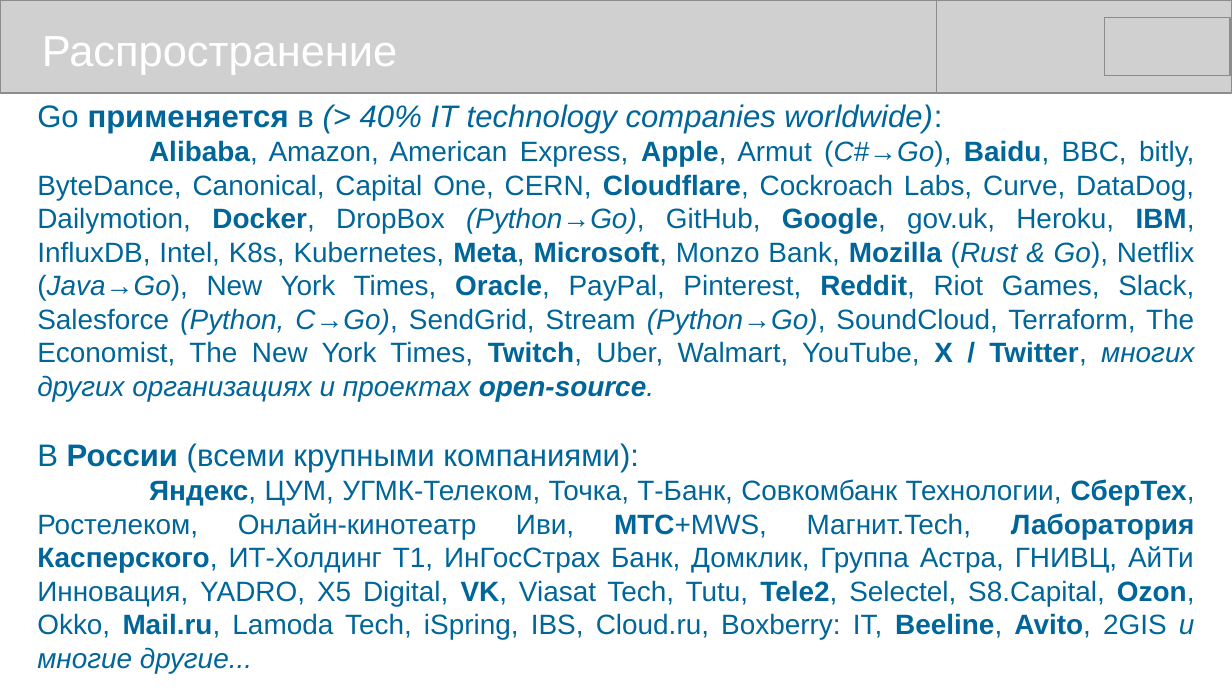
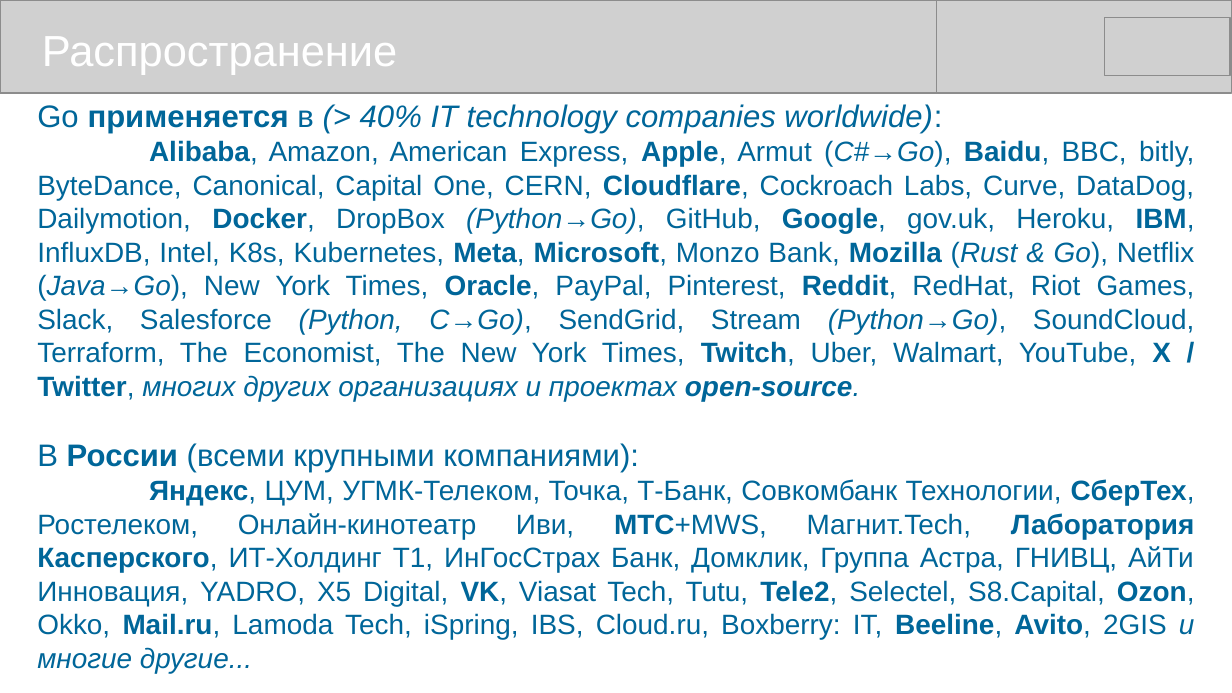
Before and after one commit to mike-shock/Go_language, a slide deck: slide 63 of Go_Review.odp. Drawn at 1232x693 pixels with LibreOffice and Linux fonts; fonts in the diff are those of the drawing; grey boxes stand for pictures. Boxes give left, top, right and bottom in pixels: in the first picture for what was removed or moved away, otherwise in the second. Text is boxed around its words. In the diff, an @@ line names an element or a change of style, - is before the commit and + after.

```diff
--- a/Go_Review.odp
+++ b/Go_Review.odp
@@ text at bbox=[37, 140, 1195, 401]: text changed @@
-Alibaba, Amazon, American Express, Apple, Armut (C#→Go), Baidu, BBC, bitly, ByteDance, Canonical, Capital One, CERN, Cloudflare, Cockroach Labs, Curve, DataDog, Dailymotion, Docker, DropBox (Python→Go), GitHub, Google, gov.uk, Heroku, IBM, InfluxDB, Intel, K8s, Kubernetes, Meta, Microsoft, Monzo Bank, Mozilla (Rust & Go), Netflix (Java→Go), New York Times, Oracle, PayPal, Pinterest, Reddit, Riot Games, Slack, Salesforce (Python, C→Go), SendGrid, Stream (Python→Go), SoundCloud, Terraform, The Economist, The New York Times, Twitch, Uber, Walmart, YouTube, X / Twitter, многих других организациях и проектах open-source.
+Alibaba, Amazon, American Express, Apple, Armut (C#→Go), Baidu, BBC, bitly, ByteDance, Canonical, Capital One, CERN, Cloudflare, Cockroach Labs, Curve, DataDog, Dailymotion, Docker, DropBox (Python→Go), GitHub, Google, gov.uk, Heroku, IBM, InfluxDB, Intel, K8s, Kubernetes, Meta, Microsoft, Monzo Bank, Mozilla (Rust & Go), Netflix (Java→Go), New York Times, Oracle, PayPal, Pinterest, Reddit, RedHat, Riot Games, Slack, Salesforce (Python, C→Go), SendGrid, Stream (Python→Go), SoundCloud, Terraform, The Economist, The New York Times, Twitch, Uber, Walmart, YouTube, X / Twitter, многих других организациях и проектах open-source.
```
Also in this commit, not shown: 1 other file.
